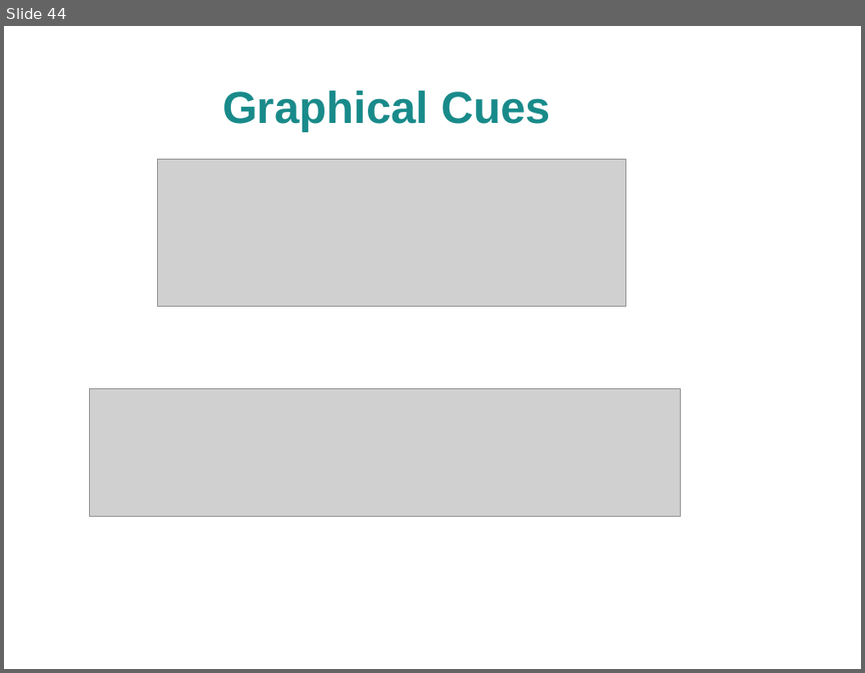
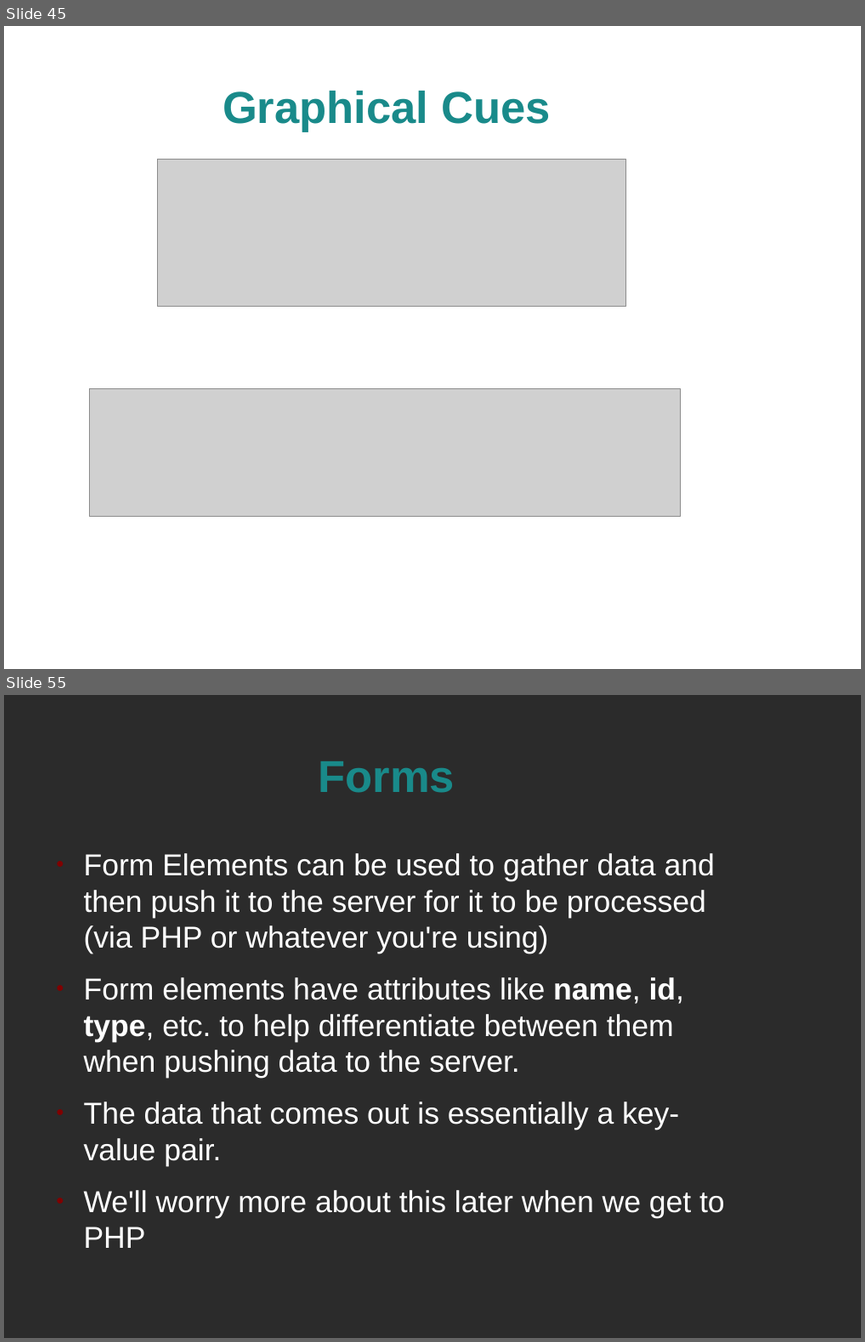
Before and after one commit to spellbindguy/Web-Development, a slide deck: Lectures/03 HTML/HTML.odp. Shown one above the other, each under a label of ours: slide 44 before the commit, slides 45 and 55 after it; the slides between them are not shown. The pictures are 865x673 and 865x1342 pixels, drawn with LibreOffice and Linux fonts; fonts in the diff are those of the drawing; grey boxes stand for pictures; background and template pictures are left out; a plain dark background stands for a picture behind light text. Boxes give left, top, right and bottom in pixels: in the first picture for what was removed or moved away, otherwise in the second. Text is boxed around its words. In the diff, an @@ line names an element or a change of style, - is before the commit and + after.

```diff
--- a/Lectures/03 HTML/HTML.odp
+++ b/Lectures/03 HTML/HTML.odp
@@ slide 55 added at bbox=[4, 695, 861, 1338], background picture (left out) @@
@@ title added at bbox=[318, 761, 455, 793], 41.4 pt, text #198A8A, bold @@
+Forms
@@ text added at bbox=[84, 853, 725, 1247], 28 pt, text #FFFFFF @@
+● Form Elements can be used to gather data and then push it to the server for it to be processed (via PHP or whatever you're using)
+● Form elements have attributes like name, id, type, etc. to help differentiate between them when pushing data to the server.
+● The data that comes out is essentially a key-value pair.
+● We'll worry more about this later when we get to PHP
@@ what was slide 44 is now slide 45 @@
```
Also in this commit, not shown: 19 other slides added, 2 slides removed, 3 other files.
